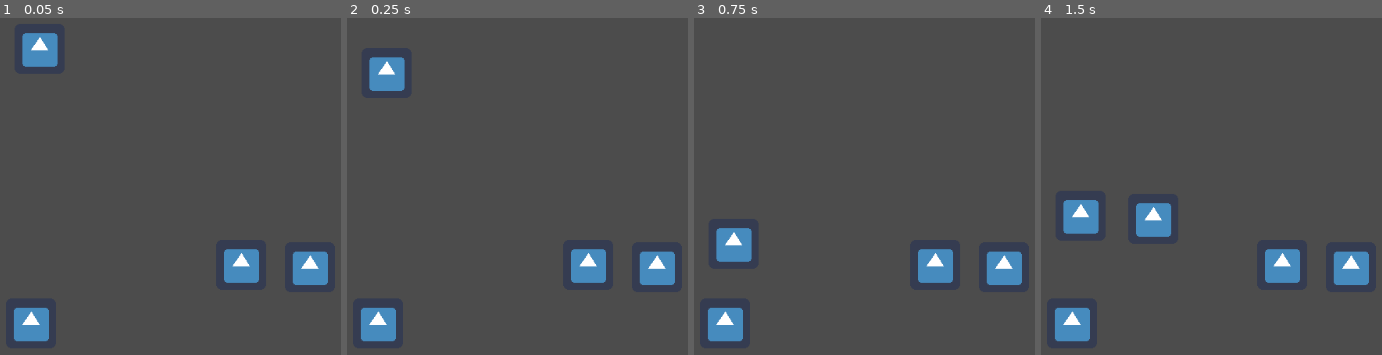
Above: before the commit, frames 1-4 (left to right).
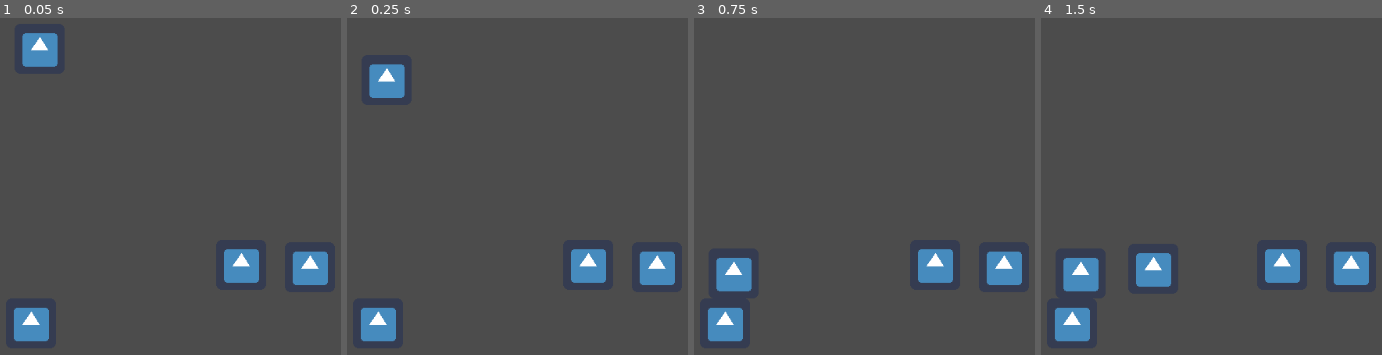
Above: after the commit, the same moments.

Repository: Gravedigger7789/spider-scramble
Game: Godot game, scene res://main.tscn
The game is run twice, just before and just after one commit, with the same random seed, the same clock (stepped at 60 frames per second) and the same inputs. The engine's default icon, where the game draws it, is replaced by a stand-in: a white triangle on a blue panel in a dark square.
Inputs:
- Up to frame 1 (0.05 s): no input
- Up to frame 2 (0.25 s): no input
- Up to frame 3 (0.75 s): tap Up (jump) at 0.6 s
- Up to frame 4 (1.5 s): tap Up (jump) at 0.77, 1.07 s; tap Z (attack) at 1.35 s

Frame 1 is identical in both runs. In frame 2, 0.6% of the frame differs, in the area x 6-18%, y 11-24%; in frame 3, 1.9%; in frame 4, 4.2%, in the area x 6-39%, y 54-82%.

Commit message:
Initial Obstacles (#8)
* Added base obstacle

* Added sandbox level for testing

* Fixed some syntax

* Adjusted jump speed and added jump interrupt

* Adjusted gravity

* Using damage function

* Renamed to Object Spawner

Diff:
--- a/project.godot
+++ b/project.godot
@@ -9,6 +9,11 @@
 config_version=4
 
 _global_script_classes=[ {
+"base": "Area2D",
+"class": "Obstacle",
+"language": "GDScript",
+"path": "res://src/Objects/Obstacle.gd"
+}, {
 "base": "KinematicBody2D",
 "class": "Player",
 "language": "GDScript",
@@ -25,6 +30,7 @@
 "path": "res://src/Weapons/Weapon.gd"
 } ]
 _global_script_class_icons={
+"Obstacle": "",
 "Player": "",
 "Projectile": "",
 "Weapon": ""
@@ -71,7 +77,7 @@
 [physics]
 
 common/enable_pause_aware_picking=true
-2d/default_gravity=980
+2d/default_gravity=1250
 
 [rendering]
 
--- a/src/Actors/Player.gd
+++ b/src/Actors/Player.gd
@@ -1,10 +1,11 @@
 extends KinematicBody2D
 class_name Player
 
-const JUMP_SPEED := 380
-const TERMINAL_VELOCITY := 500
+const JUMP_SPEED := 550.0
+const TERMINAL_VELOCITY := 550.0
 
 var velocity := Vector2()
+
 
 onready var gravity: int = ProjectSettings.get_setting("physics/2d/default_gravity")
 onready var weapon: Weapon = $Weapon
@@ -16,6 +17,11 @@
 
 	if is_on_floor() and Input.is_action_just_pressed("jump"):
 		velocity.y = -JUMP_SPEED
+	if Input.is_action_just_released("jump") and velocity.y < 0:
+		velocity.y *= 0.6;
 
 	if Input.is_action_just_pressed("attack"):
 		weapon.attack()
+
+func take_damage() -> void:
+	queue_free()
--- a/src/Actors/Player.tscn
+++ b/src/Actors/Player.tscn
@@ -4,9 +4,8 @@
 [ext_resource path="res://src/Actors/Player.gd" type="Script" id=2]
 [ext_resource path="res://src/Weapons/Weapon.tscn" type="PackedScene" id=3]
 
-[sub_resource type="CapsuleShape2D" id=1]
-radius = 32.0
-height = 8.0
+[sub_resource type="RectangleShape2D" id=1]
+extents = Vector2( 32, 32 )
 
 [node name="KinematicBody2D" type="KinematicBody2D"]
 script = ExtResource( 2 )
--- /dev/null
+++ b/src/Levels/Sandbox1.tscn
@@ -0,0 +1,64 @@
+[gd_scene load_steps=5 format=2]
+
+[ext_resource path="res://icon.png" type="Texture" id=1]
+[ext_resource path="res://src/Actors/Player.tscn" type="PackedScene" id=2]
+[ext_resource path="res://src/Objects/ObjectSpawner.tscn" type="PackedScene" id=3]
+
+[sub_resource type="RectangleShape2D" id=1]
+extents = Vector2( 32, 32 )
+
+[node name="Sandbox1" type="Node2D"]
+
+[node name="KinematicBody2D" parent="." instance=ExtResource( 2 )]
+position = Vector2( 224, 96 )
+
+[node name="Floor" type="StaticBody2D" parent="."]
+position = Vector2( 223.547, 416 )
+collision_layer = 4
+
+[node name="icon" type="Sprite" parent="Floor"]
+texture = ExtResource( 1 )
+__meta__ = {
+"_edit_lock_": true
+}
+
+[node name="CollisionShape2D" type="CollisionShape2D" parent="Floor"]
+shape = SubResource( 1 )
+__meta__ = {
+"_edit_lock_": true
+}
+
+[node name="Floor2" type="StaticBody2D" parent="."]
+position = Vector2( 928, 416 )
+collision_layer = 4
+
+[node name="icon" type="Sprite" parent="Floor2"]
+texture = ExtResource( 1 )
+__meta__ = {
+"_edit_lock_": true
+}
+
+[node name="CollisionShape2D" type="CollisionShape2D" parent="Floor2"]
+shape = SubResource( 1 )
+__meta__ = {
+"_edit_lock_": true
+}
+
+[node name="Enemy" type="StaticBody2D" parent="."]
+position = Vector2( 480, 352 )
+collision_layer = 2
+
+[node name="icon" type="Sprite" parent="Enemy"]
+texture = ExtResource( 1 )
+__meta__ = {
+"_edit_lock_": true
+}
+
+[node name="CollisionShape2D" type="CollisionShape2D" parent="Enemy"]
+shape = SubResource( 1 )
+__meta__ = {
+"_edit_lock_": true
+}
+
+[node name="ObstacleSpawner" parent="." instance=ExtResource( 3 )]
+position = Vector2( 928, 352 )
--- /dev/null
+++ b/src/Objects/ObjectSpawner.gd
@@ -0,0 +1,26 @@
+extends Position2D
+
+export(Array, PackedScene) var objects: Array
+onready var spawn_timer: Timer = $SpawnTimer
+onready var floor_raycast: RayCast2D = $FloorCheck
+
+
+func _ready() -> void:
+	randomize()
+	randomize_spawn_time()
+
+func randomize_spawn_time() -> void:
+	var random_spawn_time = rand_range(2, 4)
+	spawn_timer.start(random_spawn_time)
+
+func spawn_random_obstacle() -> void:
+	var random_index = randi() % objects.size()
+	var obstacle: Obstacle = objects[random_index].instance()
+	get_parent().add_child(obstacle)
+	var floor_position = floor_raycast.get_collision_point() - (obstacle.size / 2) \
+		if floor_raycast.is_colliding() else global_position
+	obstacle.global_position = floor_position
+
+func _on_SpawnTimer_timeout() -> void:
+	spawn_random_obstacle()
+	randomize_spawn_time()
--- /dev/null
+++ b/src/Objects/ObjectSpawner.tscn
@@ -0,0 +1,20 @@
+[gd_scene load_steps=3 format=2]
+
+[ext_resource path="res://src/Objects/ObjectSpawner.gd" type="Script" id=1]
+[ext_resource path="res://src/Objects/Obstacle.tscn" type="PackedScene" id=2]
+
+[node name="ObstacleSpawner" type="Position2D"]
+script = ExtResource( 1 )
+__meta__ = {
+"_gizmo_extents_": 32.0
+}
+objects = [ ExtResource( 2 ) ]
+
+[node name="SpawnTimer" type="Timer" parent="."]
+one_shot = true
+
+[node name="FloorCheck" type="RayCast2D" parent="."]
+enabled = true
+collision_mask = 4
+
+[connection signal="timeout" from="SpawnTimer" to="." method="_on_SpawnTimer_timeout"]
--- /dev/null
+++ b/src/Objects/Obstacle.gd
@@ -0,0 +1,17 @@
+extends Area2D
+class_name Obstacle
+
+const SPEED = 400.0
+onready var sprite: Sprite = $Sprite
+onready var size = Vector2(sprite.texture.get_width(), sprite.texture.get_height())
+
+
+func _physics_process(delta: float) -> void:
+	position.x -= SPEED * delta
+
+func _on_Obstacle_body_entered(body: Node) -> void:
+	if body is Player:
+		body.take_damage()
+
+func _on_VisibilityNotifier2D_screen_exited():
+	queue_free()
--- /dev/null
+++ b/src/Objects/Obstacle.tscn
@@ -0,0 +1,29 @@
+[gd_scene load_steps=4 format=2]
+
+[ext_resource path="res://icon.png" type="Texture" id=1]
+[ext_resource path="res://src/Objects/Obstacle.gd" type="Script" id=2]
+
+[sub_resource type="RectangleShape2D" id=1]
+extents = Vector2( 32, 32 )
+
+[node name="Obstacle" type="Area2D"]
+collision_layer = 4
+script = ExtResource( 2 )
+
+[node name="Sprite" type="Sprite" parent="."]
+texture = ExtResource( 1 )
+__meta__ = {
+"_edit_lock_": true
+}
+
+[node name="CollisionShape2D" type="CollisionShape2D" parent="."]
+shape = SubResource( 1 )
+__meta__ = {
+"_edit_lock_": true
+}
+
+[node name="VisibilityNotifier2D" type="VisibilityNotifier2D" parent="."]
+rect = Rect2( -32, -32, 64, 64 )
+
+[connection signal="body_entered" from="." to="." method="_on_Obstacle_body_entered"]
+[connection signal="screen_exited" from="VisibilityNotifier2D" to="." method="_on_VisibilityNotifier2D_screen_exited"]
--- a/src/Weapons/Projectile.gd
+++ b/src/Weapons/Projectile.gd
@@ -3,6 +3,7 @@
 
 const SPEED := 500.0
 const ENEMY_LAYER := 2
+
 
 func _physics_process(delta: float) -> void:
 	position.x += SPEED * delta
--- a/src/Weapons/Weapon.gd
+++ b/src/Weapons/Weapon.gd
@@ -4,6 +4,7 @@
 const Projectile := preload("res://src/Weapons/Projectile.tscn")
 
 onready var cooldown_timer: Timer = $Cooldown
+
 
 func attack() -> void:
 	if cooldown_timer.is_stopped():
Not shown, changed: icon.png.import
